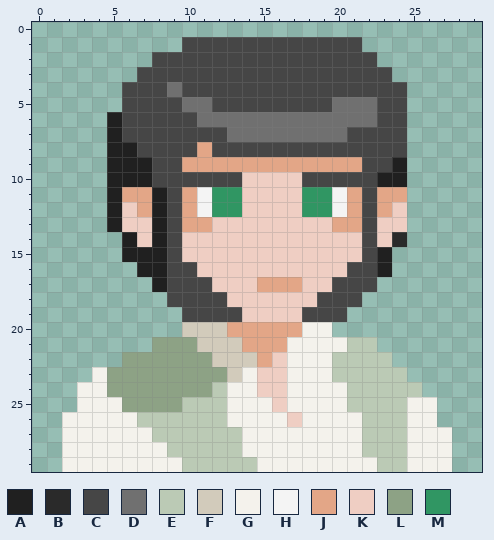
Two versions of one pixel-art sprite, react_main/public/images/roles/miller-vivid.png. Above: the version before the commit.
The file is 30x30 pixels.
Palette (. is transparent): A #202020  B #2a2a2a  C #464646  D #707070  E #bbcab5  F #d2cbbb  G #f4f2ec  H #f4f4f4  J #e3a687  K #efcec3  L #8da285  M #309663
The same view after the edit:
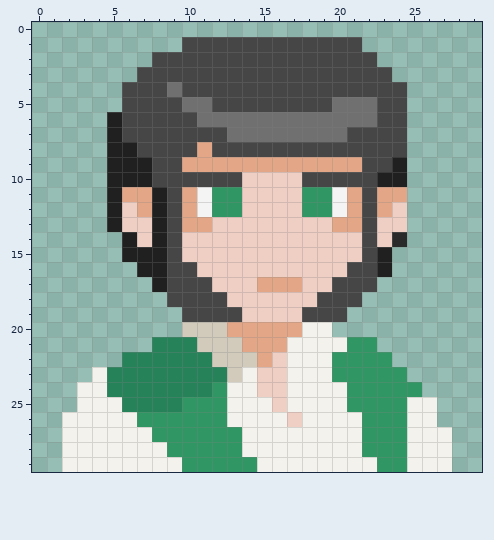
The edit:
@@ palette @@
-L #8da285
+L #268259
@@ x 0..29 @@
 20 ..........FFFJJJJJGG..........
-21 ........LLLFFFJJJGGGGEE.......
-22 ......LLLLLLFFFJKGGGEEEE......
-23 ....GLLLLLLLLFGKKGGGEEEEE.....
-24 ...GGLLLLLLLEGGKKGGGGEEEEE....
-25 ...GGGLLLLEEEGGGKGGGGEEEEGG...
-26 ..GGGGGEEEEEEGGGGKGGGGEEEGG...
-27 ..GGGGGGEEEEEEGGGGGGGGEEEGGG..
-28 ..GGGGGGGEEEEEGGGGGGGGEEEGGG..
-29 ..GGGGGGGGEEEEEGGGGGGGGEEGGG..
+21 ........LLLFFFJJJGGGGMM.......
+22 ......LLLLLLFFFJKGGGMMMM......
+23 ....GLLLLLLLLFGKKGGGMMMMM.....
+24 ...GGLLLLLLLMGGKKGGGGMMMMM....
+25 ...GGGLLLLMMMGGGKGGGGMMMMGG...
+26 ..GGGGGMMMMMMGGGGKGGGGMMMGG...
+27 ..GGGGGGMMMMMMGGGGGGGGMMMGGG..
+28 ..GGGGGGGMMMMMGGGGGGGGMMMGGG..
+29 ..GGGGGGGGMMMMMGGGGGGGGMMGGG..
Changed places in both pictures, as pixel boxes (x1, y1, x2, y2):
changed: (107, 337, 257, 472)
changed: (332, 337, 422, 472)
